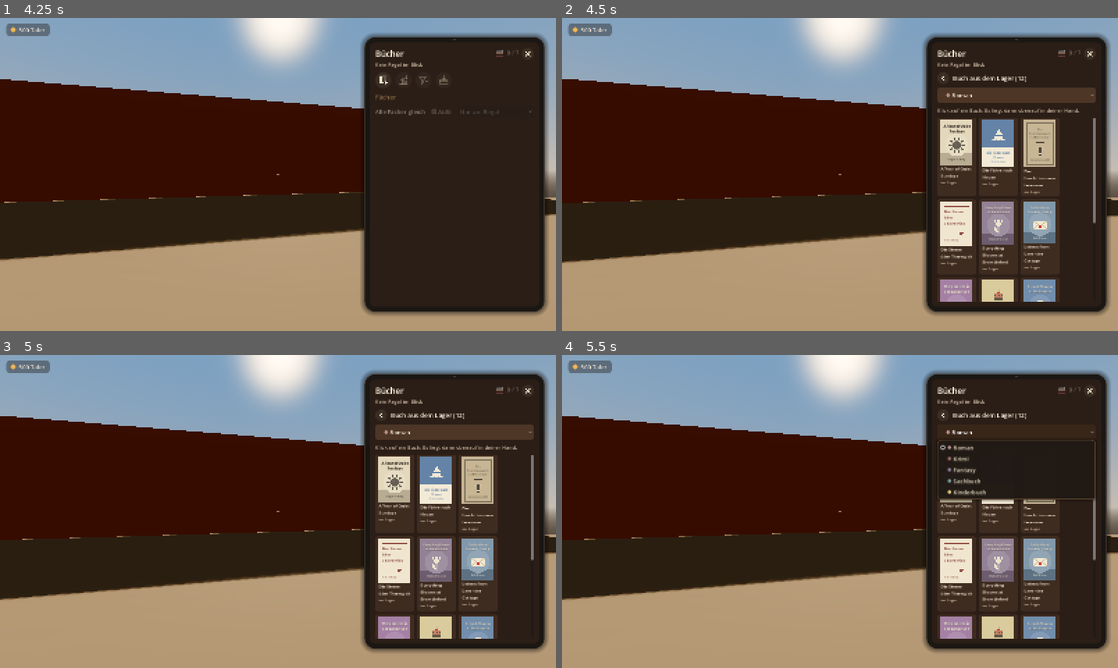
Above: before the commit, frames 1-4 (two rows, left to right).
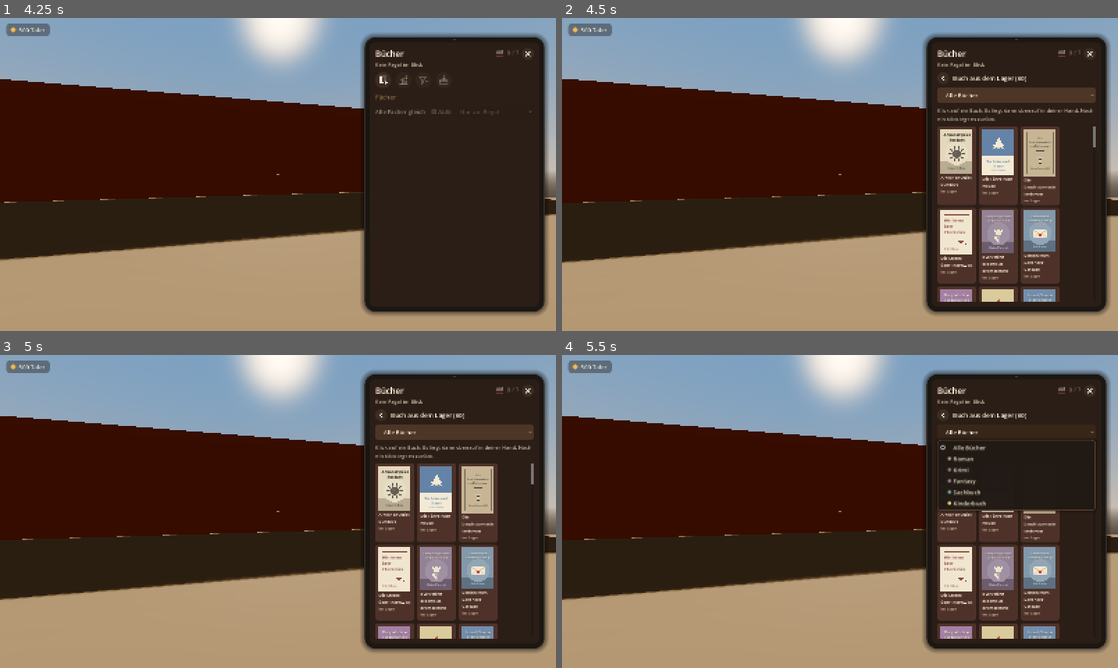
Above: after the commit, the same moments.

Repository: muschel99/Buecherei-Game
Game: Godot game, scene res://scenes/main.tscn
The game is run twice, just before and just after one commit, with the same random seed, the same clock (stepped at 60 frames per second) and the same inputs.
Inputs (mouse positions are in pixels of both pictures, inside the frame that each line leads up to):
- Up to frame 1 (4.25 s): tap Enter at 0.5 s; move the mouse to (305, 174) at 0.52 s; hold E (interact) 0.53-1.28 s; hold W (move_forward) from 0.53 s (still down); tap Space (jump) at 0.77, 1.52, 3.02, 3.77 s; tap Q (store_books) at 0.8, 1.35, 2.3, 3.8 s; move the mouse to (250, 174) at 1.27 s; tap E (interact) at 1.55, 3.05 s; move the mouse to (289, 168) at 2.02 s; press the mouse at (289, 168) at 2.03 s; move the mouse to (272, 180) at 2.77 s; release the mouse at (272, 180) at 2.78 s; tap Mouse wheel up (book_rotate) at 2.85 s; move the mouse to (316, 177) at 3.52 s; hold Mouse wheel down (book_rotate_back) from 3.53 s (still down); tap R (open_menu) at 4.15 s
- Up to frame 2 (4.5 s): release W (move_forward) at 4.25 s; release Mouse wheel down (book_rotate_back) at 4.25 s; click (945, 80) at 4.25 s
- Up to frame 3 (5 s): no input
- Up to frame 4 (5.5 s): click (1017, 433) at 5 s, where only the run after the commit has a clickable "Alle Bücher"

Frame 1 is identical in both runs. In frame 2, 5.5% of the frame differs, in the area x 67-96%, y 18-91%; in frame 3, 5.5%; in frame 4, 4.8%.

Commit message:
Etappe 3k, Teil 2: Bücherauswahl im R-Menü
- Genommene Bücher bleiben in der Übersicht sichtbar: ausgegraut, mit
  kleinem Handsymbol; noch ein Klick legt das Buch zurück ins Lager
- Neue Auswahl "Alle Bücher" (Standard) neben den einzelnen Genres
- Cover-Kacheln dezent in der Farbe ihres Genres hinterlegt
  (Stärke: GameConfig.book_picker_tint)

Co-Authored-By: Claude Opus 5.5 <noreply@anthropic.com>
Claude-Session: https://claude.ai/code/session_019h7HXfFS3pVv47U8YJjpyf

Diff:
--- a/scripts/autoload/game_config.gd
+++ b/scripts/autoload/game_config.gd
@@ -112,6 +112,9 @@
 var paint_reach: float = 6.0
 ## Bis zu dieser Entfernung (in Metern) kann man im Gestaltungsmodus Möbel platzieren.
 var build_reach: float = 9.0
+## Wie stark die Cover-Kacheln in der Bücherauswahl in der Farbe ihres Genres hinterlegt sind
+## (0 = gar nicht, 1 = ganz in der Genre-Farbe).
+var book_picker_tint: float = 0.3
 ## Deckkraft der Vorschau ("Blaupause") beim Platzieren von Möbeln und Büchern
 ## (0 = unsichtbar, 1 = voll sichtbar). Nicht zu niedrig: sonst scheint Licht und Schatten von
 ## dahinter durch und die Vorschau sieht an Lichtinseln halb hell, halb dunkel aus.
--- a/scripts/ui/book_picker.gd
+++ b/scripts/ui/book_picker.gd
@@ -8,11 +8,15 @@
 ##   "known":   false = noch nicht entdeckt (Kachel mit "?")
 ##   "note":    kleiner Text unter dem Titel, z. B. "×2 im Lager"
 ##   "enabled": false = nicht anklickbar (ausgegraut)
-## Ein Klick auf eine Kachel sendet book_chosen(data).
+##   "tint":    Farbe, mit der die Kachel dezent hinterlegt wird (z. B. die Farbe des Genres)
+##   "held":    true = dieses Buch ist gerade in der Hand: ausgegraut mit kleinem Handsymbol,
+##              aber anklickbar (z. B. um es zurück ins Lager zu legen)
+## Ein Klick auf eine Kachel sendet book_chosen(data) und entry_chosen(eintrag).
 ## interactive = false: nur zum Anschauen (z. B. die Sammlung in der Lager-App) – keine Kachel
 ## ist anklickbar, aber auch keine ausgegraut.
 
 signal book_chosen(data: BookData)
+signal entry_chosen(entry: Dictionary)
 
 const CARD_WIDTH := 112.0
 const COVER_WIDTH := 92.0
@@ -60,15 +64,24 @@
 	var card := Button.new()
 	card.focus_mode = Control.FOCUS_NONE
 	card.custom_minimum_size = Vector2(CARD_WIDTH, 0)
-	card.add_theme_stylebox_override("normal", _normal_style)
-	card.add_theme_stylebox_override("hover", _hover_style)
-	card.add_theme_stylebox_override("pressed", _hover_style)
-	card.add_theme_stylebox_override("disabled", _normal_style)
+	var normal := _normal_style
+	var hover := _hover_style
+	if entry.has("tint"):
+		# Dezent in der Farbe des Genres hinterlegt (Stärke in GameConfig)
+		var share := GameConfig.book_picker_tint
+		normal = _make_style(Color(_normal_style.bg_color.lerp(entry.tint, share), _normal_style.bg_color.a))
+		hover = _make_style(Color(_hover_style.bg_color.lerp(entry.tint, share), _hover_style.bg_color.a))
+	card.add_theme_stylebox_override("normal", normal)
+	card.add_theme_stylebox_override("hover", hover)
+	card.add_theme_stylebox_override("pressed", hover)
+	card.add_theme_stylebox_override("disabled", normal)
 	card.disabled = not entry.get("enabled", true) or not known or not interactive
 	if not interactive:
-		card.add_theme_stylebox_override("hover", _normal_style)
+		card.add_theme_stylebox_override("hover", normal)
 	if not card.disabled:
-		card.pressed.connect(func() -> void: book_chosen.emit(data))
+		card.pressed.connect(func() -> void:
+			book_chosen.emit(data)
+			entry_chosen.emit(entry))
 	var box := VBoxContainer.new()
 	box.mouse_filter = Control.MOUSE_FILTER_IGNORE
 	box.add_theme_constant_override("separation", 3)
@@ -114,6 +127,13 @@
 		box.add_child(note_label)
 	if card.disabled and known and interactive:
 		card.modulate.a = 0.75
+	if entry.get("held", false):
+		# In der Hand: ausgegraut, darüber ein kleines Handsymbol
+		box.modulate = Color(1, 1, 1, 0.45)
+		var badge := HandBadge.new()
+		badge.position = Vector2(CARD_WIDTH - 34.0, 4.0)
+		card.add_child(badge)
+		card.tooltip_text = "In der Hand – Klick legt es zurück ins Lager"
 	# Kachel hoch genug für Cover, bis zu drei Titelzeilen und den kleinen Text
 	card.custom_minimum_size.y = cover_height + 92.0
 	return card
@@ -133,3 +153,29 @@
 	style.bg_color = color
 	style.set_corner_radius_all(8)
 	return style
+
+
+## Kleines rundes Abzeichen mit einer Hand (das Buch ist gerade in der Hand).
+class HandBadge:
+	extends Control
+
+	const SIZE := 30.0
+	const BACK_COLOR := Color(0.2, 0.14, 0.1, 0.92)
+	const LINE_COLOR := Color(0.96, 0.78, 0.48)
+
+	func _init() -> void:
+		custom_minimum_size = Vector2(SIZE, SIZE)
+		size = Vector2(SIZE, SIZE)
+		mouse_filter = Control.MOUSE_FILTER_IGNORE
+
+	func _draw() -> void:
+		var c := Vector2(SIZE, SIZE) / 2.0
+		draw_circle(c, SIZE / 2.0, BACK_COLOR)
+		draw_arc(c, SIZE / 2.0 - 1.0, 0.0, TAU, 32, Color(LINE_COLOR, 0.6), 1.5, true)
+		# Handfläche und vier Finger, dazu der Daumen
+		var palm := Rect2(c + Vector2(-5.0, -1.0), Vector2(10.0, 8.0))
+		draw_rect(palm, LINE_COLOR)
+		for i in 4:
+			var x := -4.5 + i * 3.0
+			draw_line(c + Vector2(x, 0.0), c + Vector2(x, -8.0 + absf(i - 1.5) * 1.2), LINE_COLOR, 2.2, true)
+		draw_line(c + Vector2(-5.0, 4.0), c + Vector2(-8.5, 0.5), LINE_COLOR, 2.2, true)
--- a/scripts/ui/shelf_menu.gd
+++ b/scripts/ui/shelf_menu.gd
@@ -71,6 +71,10 @@
 var _picker_genre_choice: OptionButton
 var _picker: BookPicker
 var _picker_genre := ""
+## In der Bücherauswahl: "Alle Bücher" statt eines Genres
+const ALL_GENRES := "*"
+# Bücher, die ich in diesem Menü aus dem Lager genommen habe (bleiben als "in der Hand" sichtbar)
+var _taken_here: Array[Book] = []
 var _message: Label
 var _opened_frame := -1
 var _refresh_queued := false
@@ -125,6 +129,7 @@
 	_player.interaction_enabled = false
 	Input.mouse_mode = Input.MOUSE_MODE_VISIBLE
 	_message.text = ""
+	_taken_here.clear()
 	_show_main()
 	_rebuild_rows()
 	_queue_refresh()
@@ -253,7 +258,7 @@
 
 ## Zeigt die Auswahl "Buch aus dem Lager wählen" auf dem Tablet.
 func open_picker() -> void:
-	_picker_genre = ""
+	_picker_genre = ALL_GENRES
 	_main_view.hide()
 	_picker_view.show()
 	_refresh_picker()
@@ -275,9 +280,25 @@
 	for book in BookStock.get_stored_books(data.genre_id):
 		if book.data == data and BookStock.take_stored_book(book):
 			BookStock.carry([book])
+			_taken_here.append(book)
 			if BookStock.is_hand_full():
 				close()
 			return
+
+
+## Ein Buch, das ich hier genommen habe, wieder zurück ins Lager legen (Klick auf die Kachel
+## mit dem Handsymbol) – so lässt sich die Auswahl direkt im Menü korrigieren.
+func return_book(book: Book) -> void:
+	var back := BookStock.take_carried_where(func(carried: Book) -> bool: return carried == book)
+	BookStock.store_books(back)
+	_taken_here.erase(book)
+
+
+func _on_entry_chosen(entry: Dictionary) -> void:
+	if entry.get("held", false):
+		return_book(entry.book)
+	else:
+		choose_book(entry.data)
 
 
 # --- Anzeige ---
@@ -450,38 +471,75 @@
 	return result
 
 
-## Die Auswahl neu zeigen: Genre-Liste und die Cover der Titel im Lager.
+## Die Auswahl neu zeigen: "Alle Bücher" und die Genres, darunter die Cover der Titel im Lager
+## (dezent in der Farbe ihres Genres) und die Bücher, die ich hier schon genommen habe
+## (ausgegraut mit Handsymbol).
 func _refresh_picker() -> void:
+	var held := _held_here()
 	var genres := _choosable_genres()
+	for book in held:
+		var genre := book.get_genre()
+		if genre and not genres.has(genre) and (shelf == null or shelf.accepts(genre.get_id())):
+			genres.append(genre)
 	if genres.is_empty():
 		_show_main()
 		return
 	var ids: Array = genres.map(func(genre: GenreData) -> String: return genre.get_id())
-	if not ids.has(_picker_genre):
-		_picker_genre = ids[0]
+	if _picker_genre != ALL_GENRES and not ids.has(_picker_genre):
+		_picker_genre = ALL_GENRES
 	_picker_genre_choice.clear()
+	_picker_genre_choice.add_item("Alle Bücher")
+	_picker_genre_choice.set_item_metadata(0, ALL_GENRES)
 	for genre in genres:
 		_picker_genre_choice.add_icon_item(_dot(genre.get_main_color().lightened(0.35), false), genre.display_name)
 		_picker_genre_choice.set_item_metadata(_picker_genre_choice.item_count - 1, genre.get_id())
-	_picker_genre_choice.select(ids.find(_picker_genre))
-	_picker_genre_choice.visible = genres.size() > 1
-	# Gleiche Titel zusammenfassen ("×2 im Lager")
+	_picker_genre_choice.select(0 if _picker_genre == ALL_GENRES else ids.find(_picker_genre) + 1)
+	var shown: Array = ids if _picker_genre == ALL_GENRES else [_picker_genre]
+	# Gleiche Titel im Lager zusammenfassen ("×2 im Lager")
 	var counts := {}
 	var titles: Array[BookData] = []
-	for book in BookStock.get_stored_books(_picker_genre):
-		if not counts.has(book.data):
+	for id in shown:
+		for book in BookStock.get_stored_books(id):
+			if not counts.has(book.data):
+				titles.append(book.data)
+			counts[book.data] = int(counts.get(book.data, 0)) + 1
+	var held_shown := held.filter(func(book: Book) -> bool: return shown.has(book.genre_id))
+	for book in held_shown:
+		if not titles.has(book.data):
 			titles.append(book.data)
-		counts[book.data] = int(counts.get(book.data, 0)) + 1
+	# Feste Reihenfolge (Genre, dann Titel) – so springt nichts, wenn ein Buch genommen wird
+	titles.sort_custom(func(a: BookData, b: BookData) -> bool:
+		if a.genre_id != b.genre_id:
+			return ids.find(a.genre_id) < ids.find(b.genre_id)
+		return a.title.naturalnocasecmp_to(b.title) < 0)
 	var entries := []
 	for data in titles:
-		entries.append({"data": data, "note": "×%d im Lager" % counts[data] if counts[data] > 1 else "im Lager"})
+		var genre := Catalog.get_genre(data.genre_id)
+		var tint := genre.get_main_color() if genre else Color(0.5, 0.4, 0.3)
+		var count := int(counts.get(data, 0))
+		if count > 0:
+			entries.append({"data": data, "tint": tint,
+				"note": "×%d im Lager" % count if count > 1 else "im Lager"})
+		for book in held_shown:
+			if book.data == data:
+				entries.append({"data": data, "tint": tint, "held": true, "book": book, "note": "in der Hand"})
+	var stored_titles := titles.filter(func(data: BookData) -> bool: return counts.has(data)).size()
 	var genre := Catalog.get_genre(_picker_genre)
-	_picker_title.text = "Buch aus dem Lager (%d)" % titles.size() if genres.size() > 1 \
-		else "%s aus dem Lager (%d)" % [genre.display_name if genre else "Buch", titles.size()]
+	_picker_title.text = "Buch aus dem Lager (%d)" % stored_titles if genre == null \
+		else "%s aus dem Lager (%d)" % [genre.display_name, stored_titles]
 	# Nach dem Nehmen an derselben Stelle weiterschauen
 	var scroll := _picker.scroll_vertical
 	_picker.show_entries(entries, "Im Lager liegt gerade nichts davon.")
 	_picker.set_deferred("scroll_vertical", scroll)
+
+
+## Die Bücher, die ich in diesem Menü genommen habe und noch trage.
+func _held_here() -> Array[Book]:
+	var result: Array[Book] = []
+	for book in _taken_here:
+		if BookStock.carried.has(book):
+			result.append(book)
+	return result
 
 
 ## Wie viele Bücher, die hierher passen, liegen im Lager?
@@ -651,9 +709,9 @@
 		_picker_genre = str(_picker_genre_choice.get_item_metadata(index))
 		_refresh_picker.call_deferred())
 	_picker_view.add_child(_picker_genre_choice)
-	_picker_view.add_child(TabletFrame.make_label("Klick auf ein Buch: Es liegt dann obenauf in deiner Hand.", 15, MUTED_COLOR))
+	_picker_view.add_child(TabletFrame.make_label("Klick auf ein Buch: Es liegt dann obenauf in deiner Hand. Noch ein Klick legt es zurück.", 15, MUTED_COLOR))
 	_picker = BookPicker.new()
-	_picker.book_chosen.connect(choose_book)
+	_picker.entry_chosen.connect(_on_entry_chosen)
 	_picker_view.add_child(_picker)
 
 
